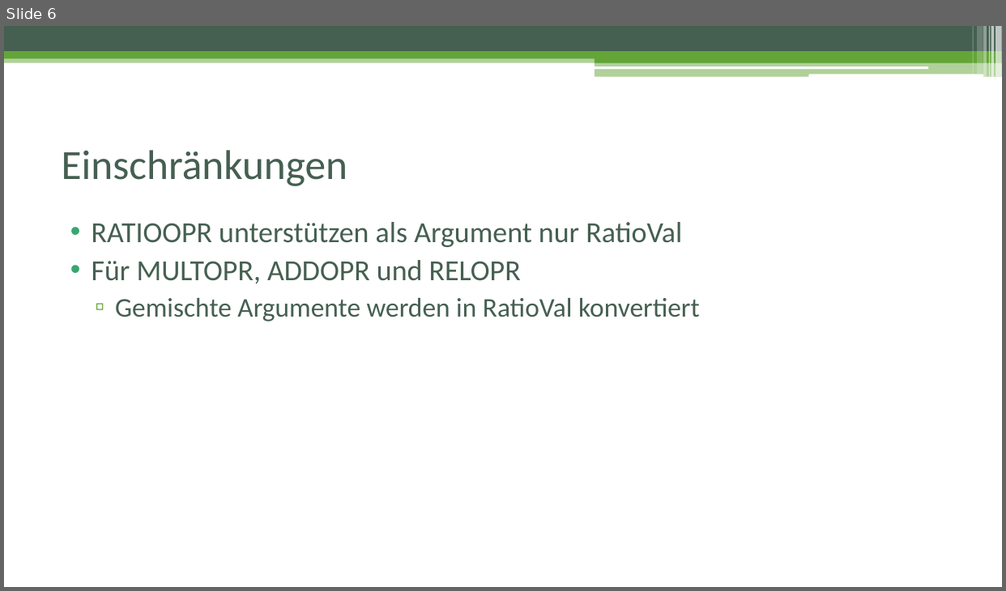
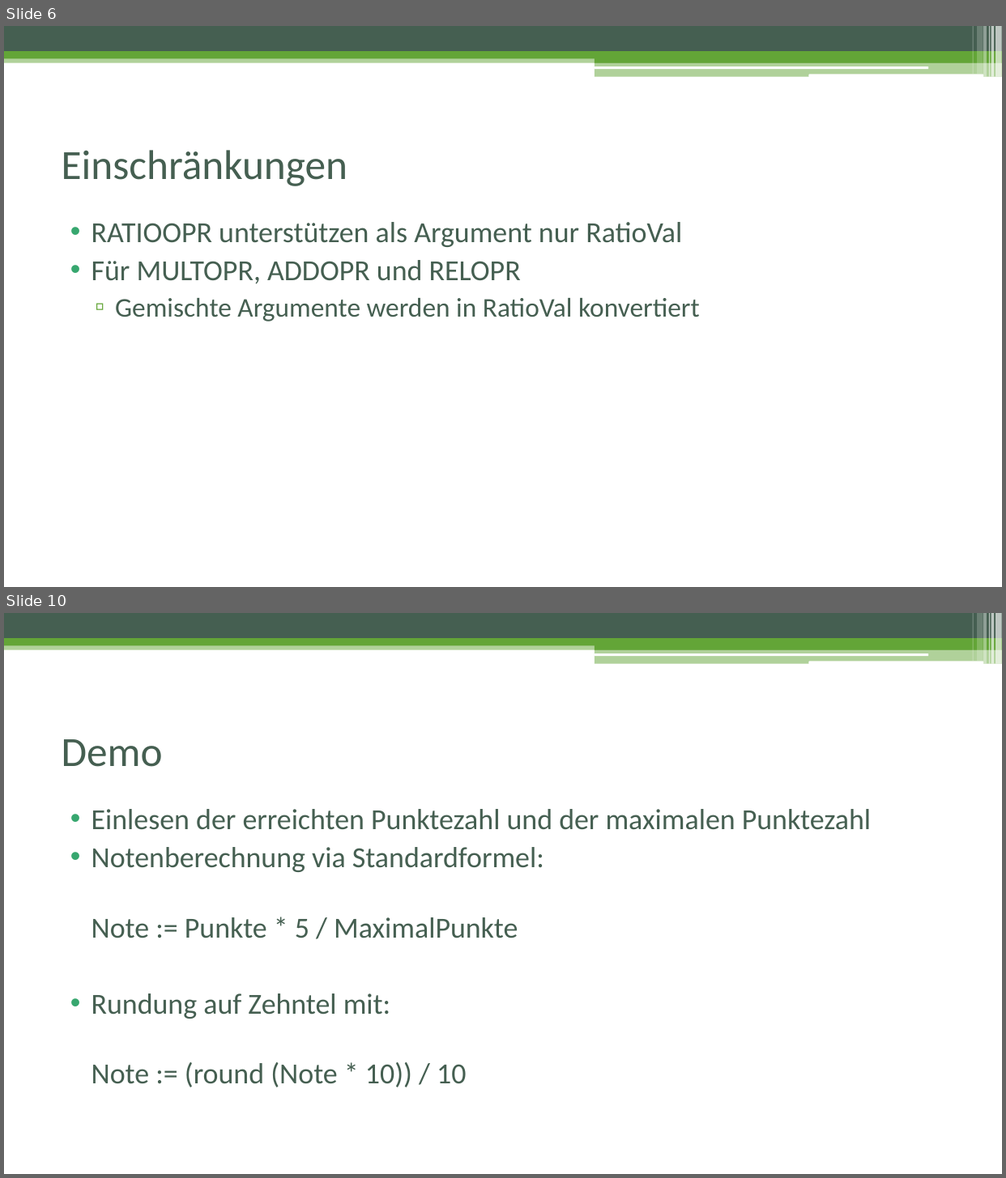
Before and after one commit to cguedel/fhnw-cpib, a slide deck: docs/Präsentation_Schlussbericht.pptx. Shown one above the other, each under a label of ours: slide 6 before the commit, slides 6 and 10 after it; the slides between them are not shown. The pictures are 1006x591 and 1006x1178 pixels, drawn with LibreOffice and Linux fonts; fonts in the diff are those of the drawing. Boxes give left, top, right and bottom in pixels: in the first picture for what was removed or moved away, otherwise in the second. Text is boxed around its words. In the diff, an @@ line names an element or a change of style, - is before the commit and + after.

```diff
--- a/docs/Präsentation_Schlussbericht.pptx
+++ b/docs/Präsentation_Schlussbericht.pptx
@@ slide 10 added at (4,613,1002,1174), background #FFFFFF; not listed: 13 template elements that a slide beside it also shows @@
@@ title added at (62,739,163,767), 40 pt, text #455F51 @@
+Demo
@@ text added at (91,809,871,1088), 28 pt, text #455F51 @@
+• Einlesen der erreichten Punktezahl und der maximalen Punktezahl
+• Notenberechnung via Standardformel:
+  Note := Punkte * 5 / MaximalPunkte
+• Rundung auf Zehntel mit:
+  Note := (round (Note * 10)) / 10
```
Also in this commit, not shown: 1 slide changed, 3 other slides added, 1 slide removed.
